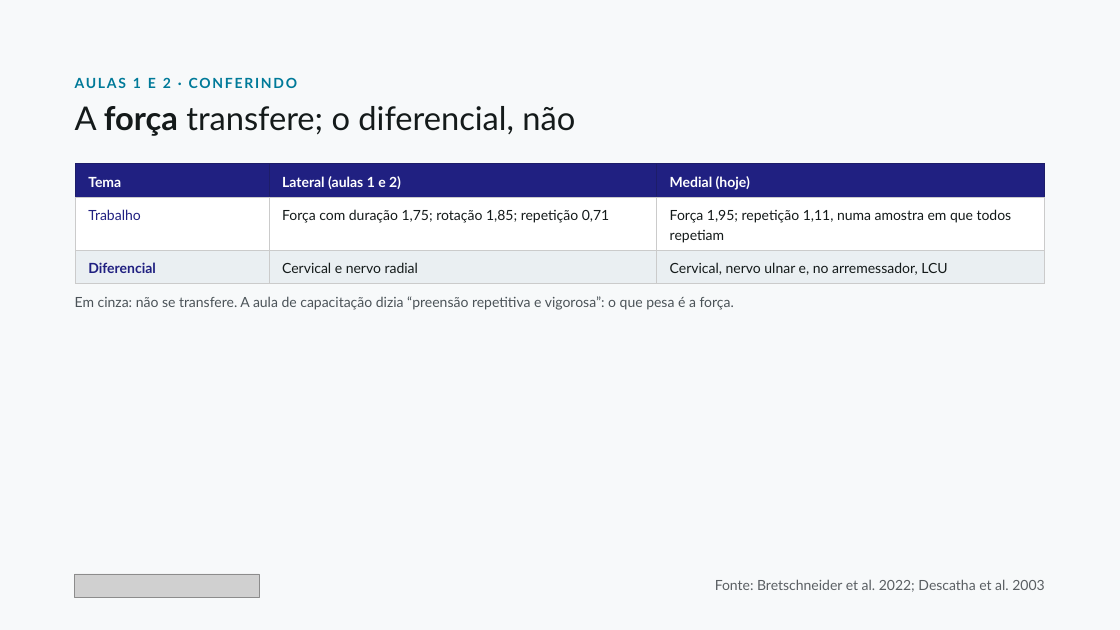
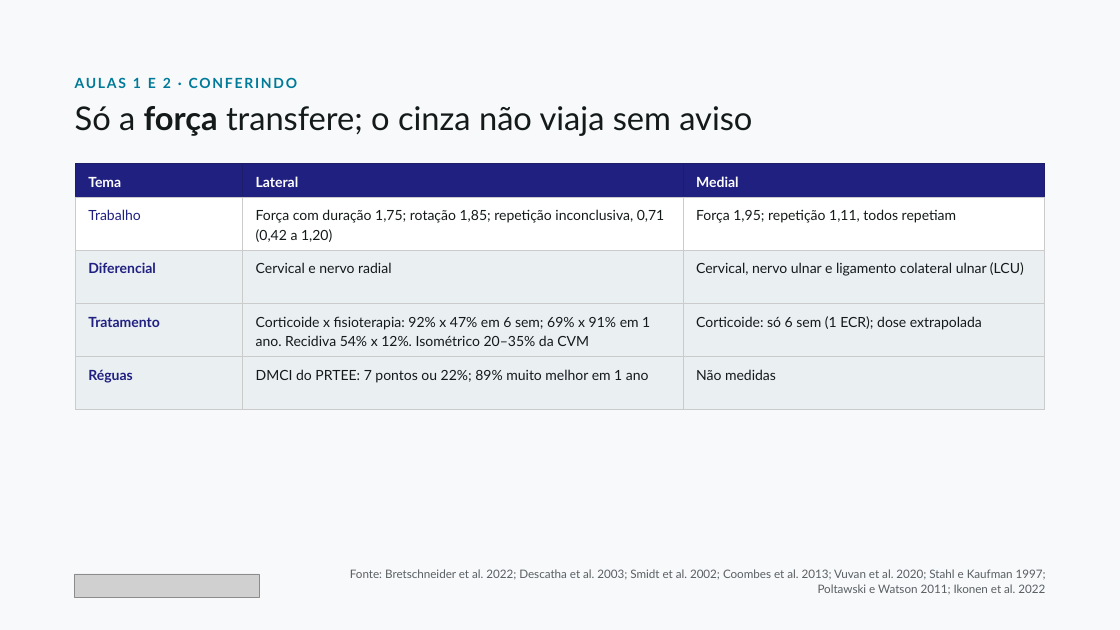
Before and after one commit to dossantosdanieel/illic, a slide deck: slide 4 of aulas/2026-11-cotovelo-medial-e-mao/04_aula/cotovelo-medial-e-mao.pptx. Drawn at 1120x630 pixels with LibreOffice and Linux fonts; fonts in the diff are those of the drawing; grey boxes stand for pictures. Boxes give left, top, right and bottom in pixels: in the first picture for what was removed or moved away, otherwise in the second. Text is boxed around its words. In the diff, an @@ line names an element or a change of style, - is before the commit and + after.

```diff
--- a/aulas/2026-11-cotovelo-medial-e-mao/04_aula/cotovelo-medial-e-mao.pptx
+++ b/aulas/2026-11-cotovelo-medial-e-mao/04_aula/cotovelo-medial-e-mao.pptx
@@ text at [75,106,752,136]: text changed @@
-A força transfere; o diferencial, não
+Só a força transfere; o cinza não viaja sem aviso
@@ table at [76,164,1044,410] @@
-row 1: Tema | Lateral (aulas 1 e 2) | Medial (hoje)
-row 2: Trabalho | Força com duração 1,75; rotação 1,85; repetição 0,71 | Força 1,95; repetição 1,11, numa amostra em que todos repetiam
-row 3: Diferencial | Cervical e nervo radial | Cervical, nervo ulnar e, no arremessador, LCU
+row 1: Tema | Lateral | Medial
+row 2: Trabalho | Força com duração 1,75; rotação 1,85; repetição inconclusiva, 0,71 (0,42 a 1,20) | Força 1,95; repetição 1,11, todos repetiam
+row 3: Diferencial | Cervical e nervo radial | Cervical, nervo ulnar e ligamento colateral ulnar (LCU)
+row 4: Tratamento | Corticoide x fisioterapia: 92% x 47% em 6 sem; 69% x 91% em 1 ano. Recidiva 54% x 12%. Isométrico 20–35% da CVM | Corticoide: só 6 sem (1 ECR); dose extrapolada
+row 5: Réguas | DMCI do PRTEE: 7 pontos ou 22%; 89% muito melhor em 1 ano | Não medidas
@@ text removed at [75,296,734,310] @@
-Em cinza: não se transfere. A aula de capacitação dizia “preensão repetitiva e vigorosa”: o que pesa é a força.
@@ text at [350,569,1046,594]: text changed; size 12 to 10 pt @@
-Fonte: Bretschneider et al. 2022; Descatha et al. 2003
+Fonte: Bretschneider et al. 2022; Descatha et al. 2003; Smidt et al. 2002; Coombes et al. 2013; Vuvan et al. 2020; Stahl e Kaufman 1997; Poltawski e Watson 2011; Ikonen et al. 2022
```
Also in this commit, not shown: 14 other slides changed, 9 other files.
